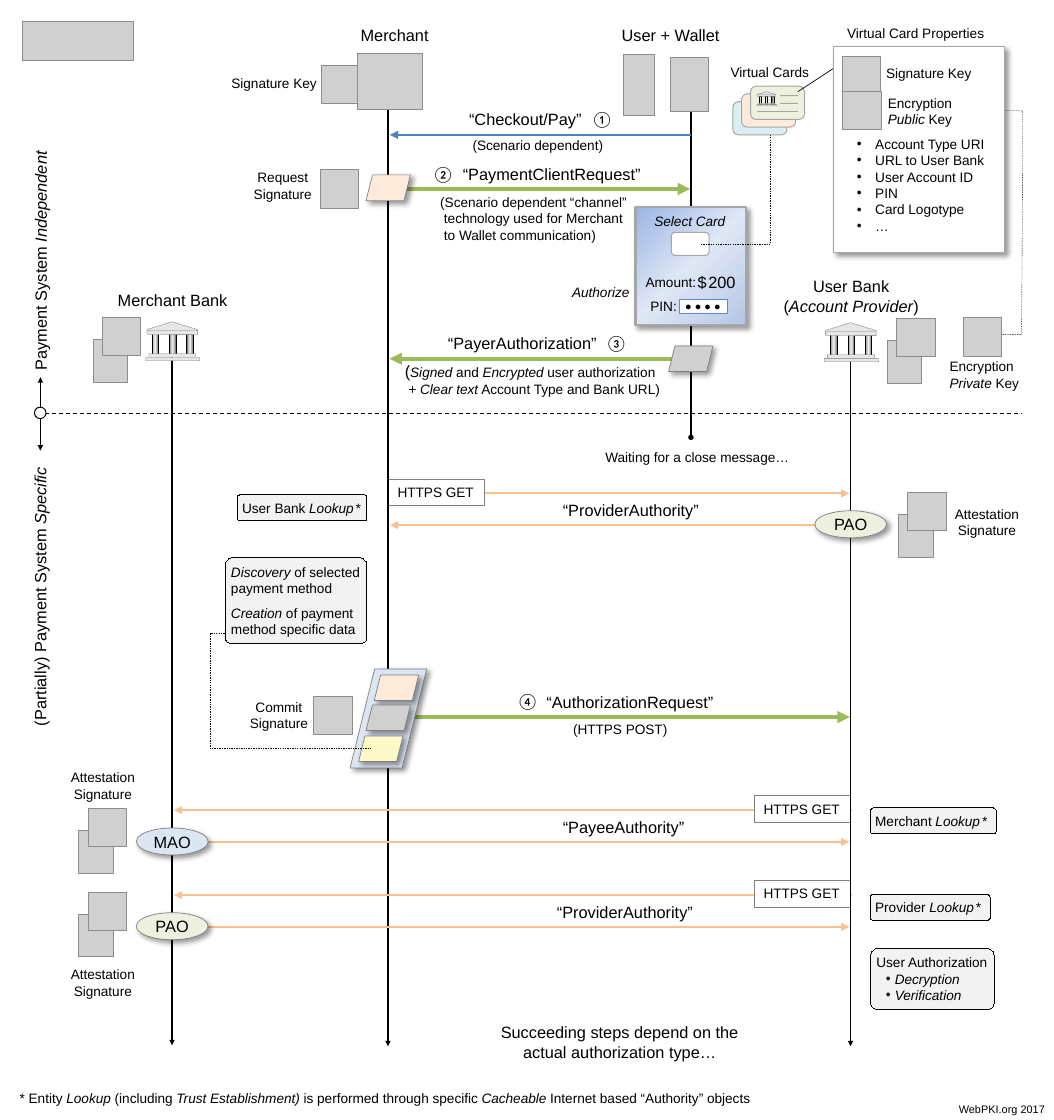
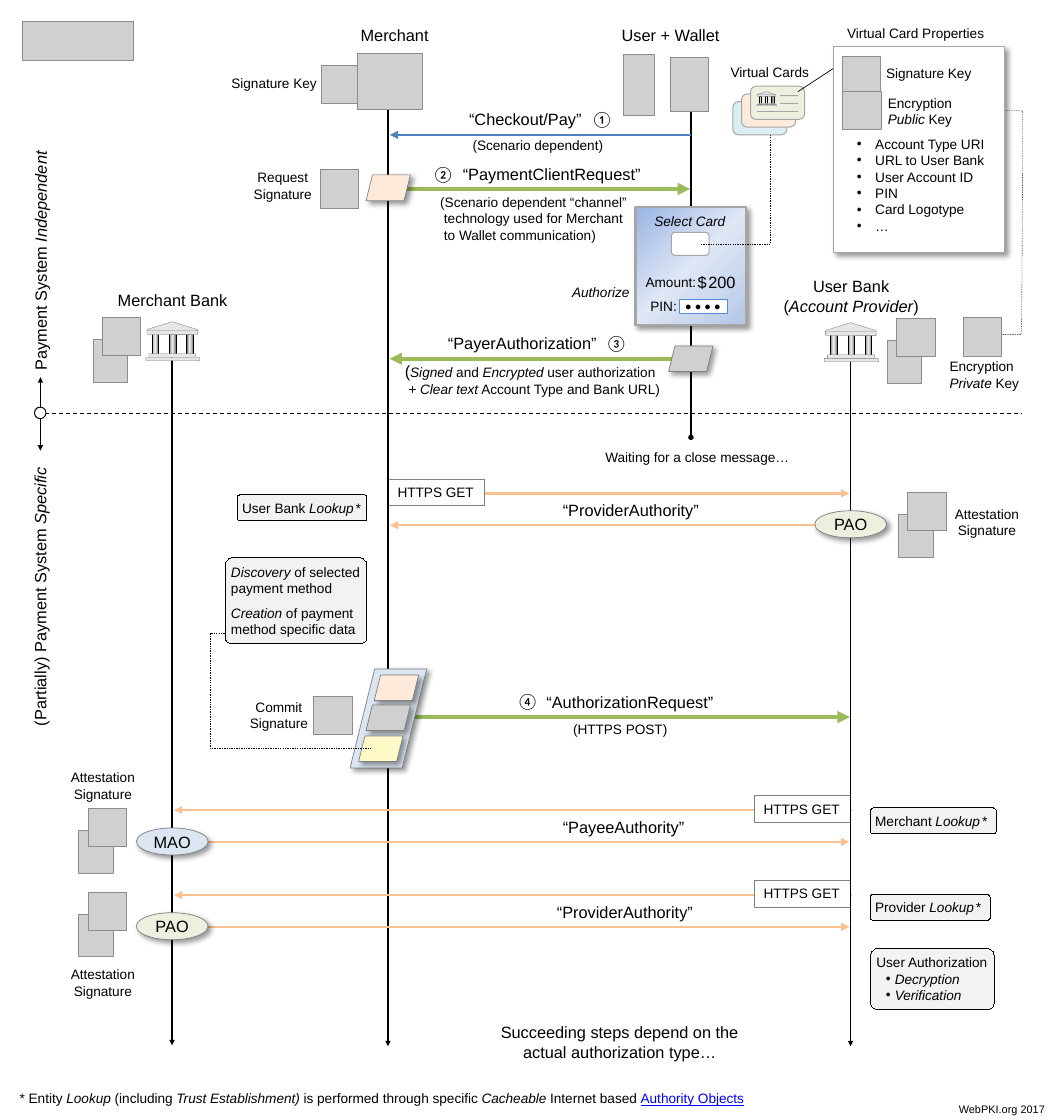
Before and after one commit to cyberphone/doc, a slide deck: slide 1 of saturn/saturn-authorization.pptx. Drawn at 1054x1120 pixels with LibreOffice and Linux fonts; fonts in the diff are those of the drawing; grey boxes stand for pictures. Boxes give left, top, right and bottom in pixels: in the first picture for what was removed or moved away, otherwise in the second. Text is boxed around its words. In the diff, an @@ line names an element or a change of style, - is before the commit and + after.

```diff
--- a/saturn/saturn-authorization.pptx
+++ b/saturn/saturn-authorization.pptx
@@ text at [29, 1093, 744, 1106]: text changed @@
-* Entity Lookup (including Trust Establishment) is performed through specific Cacheable Internet based “Authority” objects
+* Entity Lookup (including Trust Establishment) is performed through specific Cacheable Internet based Authority Objects
```
Also in this commit, not shown: 1 other file.
